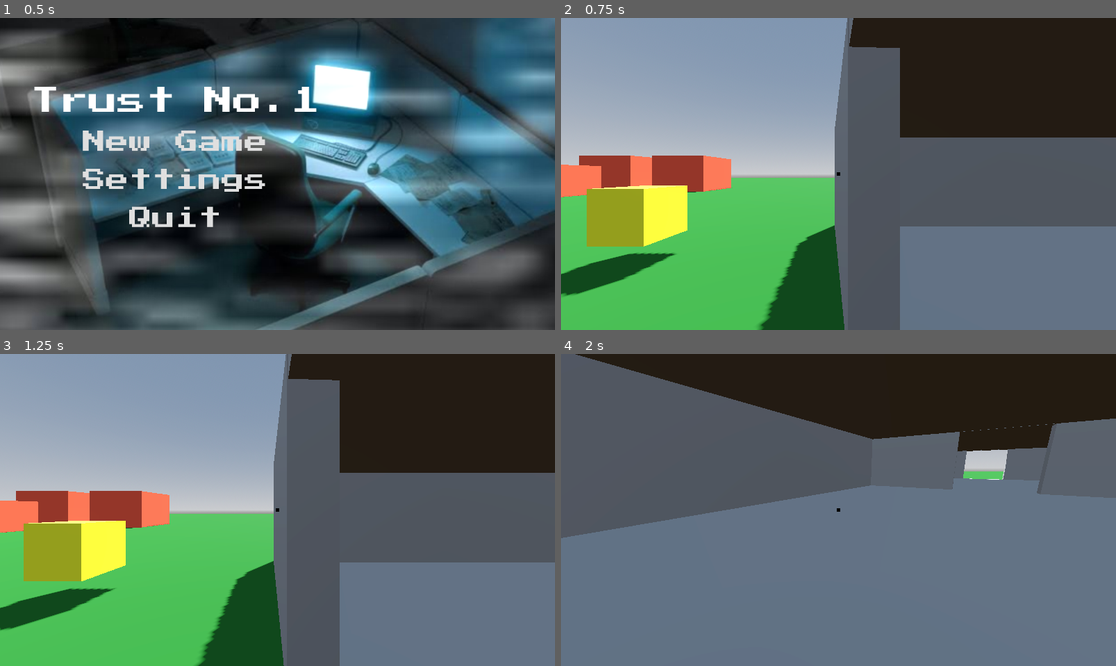
Above: before the commit, frames 1-4 (two rows, left to right).
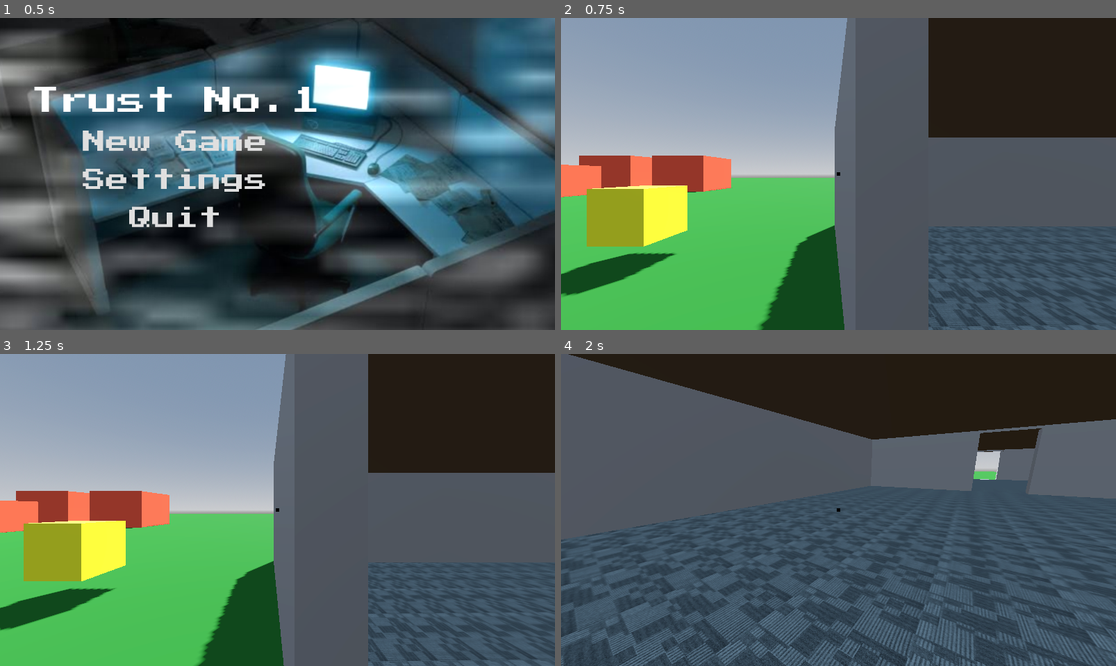
Above: after the commit, the same moments.

Repository: mitchglitchisdabestg/trust-no.-1game-jam
Game: Godot game, scene res://Scenes/main_menu/main_menu.tscn
Two runs of this game, one before a commit and one after it. Both use one fixed random seed, a clock stepped at 60 frames per second and the inputs below.
Inputs (mouse positions are in pixels of both pictures, inside the frame that each line leads up to):
- Up to frame 1 (0.5 s): no input
- Up to frame 2 (0.75 s): click "New Game" at 0.5 s
- Up to frame 3 (1.25 s): no input
- Up to frame 4 (2 s): move the mouse to (866, 510) at 1.27 s; hold W (Up) from 1.28 s (still down); hold C (Crouch) from 1.28 s (still down); tap Space (Jump) at 1.52 s

Frame 1 is identical in both runs. In frame 2, 16% of the frame differs, in the area x 51-100%, y 0-100%; in frame 3, 15%; in frame 4, 50%, in the area x 0-100%, y 0-100%.

Commit message:
added a texture to the prototyped map (W.I.P.

Diff:
--- a/Scenes/world/world.tscn
+++ b/Scenes/world/world.tscn
@@ -5,6 +5,7 @@
 [ext_resource type="PackedScene" uid="uid://c8yijckfutcyv" path="res://Scenes/world/box.tscn" id="2_6m72w"]
 [ext_resource type="Script" uid="uid://dcj47mwsibkwy" path="res://Scripts/basic_interact_script.gd" id="3_qgrml"]
 [ext_resource type="PackedScene" uid="uid://5tsawn866bsp" path="res://Scenes/pause_menu/pause_menu.tscn" id="4_fbtbp"]
+[ext_resource type="Texture2D" uid="uid://dniv0e0ahvls2" path="res://Assets/Textures/Screenshot 2026-08-27 175152.png" id="6_nhnx1"]
 
 [sub_resource type="ProceduralSkyMaterial" id="ProceduralSkyMaterial_sl2e5"]
 sky_horizon_color = Color(0.66224277, 0.6717428, 0.6867428, 1)
@@ -27,6 +28,12 @@
 
 [sub_resource type="ConcavePolygonShape3D" id="ConcavePolygonShape3D_nhnx1"]
 data = PackedVector3Array(-0.5, 0.5, 0.5, 0.5, 0.5, 0.5, -0.5, -0.5, 0.5, 0.5, 0.5, 0.5, 0.5, -0.5, 0.5, -0.5, -0.5, 0. …(500 unchanged characters)…
+
+[sub_resource type="StandardMaterial3D" id="StandardMaterial3D_x8qfb"]
+diffuse_mode = 3
+albedo_color = Color(0.8901961, 0.9764706, 0.98039216, 1)
+albedo_texture = ExtResource("6_nhnx1")
+uv1_triplanar = true
 
 [node name="World" type="Node3D" unique_id=1014660479]
 
@@ -93,27 +100,27 @@
 size = Vector3(6.715088, 5.5600586, 0.47729492)
 
 [node name="CSGBox3D3" type="CSGBox3D" parent="Prototyping" unique_id=1510328827]
-transform = Transform3D(-0.044386625, 0, 0.99901444, 0, 0.5586773, 0, -0.99901444, 0, -0.044386625, 12.0572605, 1.562398, -0.15688682)
-size = Vector3(4.610626, 5.7127686, 0.47729492)
+transform = Transform3D(-0.044386625, 0, 0.99901444, 0, 0.5586773, 0, -0.99901444, 0, -0.044386625, 12.06895, 1.562398, 0.106212705)
+size = Vector3(5.1373444, 5.7127686, 0.47729492)
 
 [node name="CSGBox3D5" type="CSGBox3D" parent="Prototyping" unique_id=2131238586]
-transform = Transform3D(-0.044386625, 0, 0.99901444, 0, 0.5586773, 0, -0.99901444, 0, -0.044386625, 12.41457, 1.562398, 7.7281084)
-size = Vector3(4.610626, 5.7127686, 0.47729492)
+transform = Transform3D(-0.044386625, 0, 0.99901444, 0, 0.5586773, 0, -0.99901444, 0, -0.044386625, 12.4037285, 1.562398, 7.484094)
+size = Vector3(5.0991364, 5.7127686, 0.47729492)
 
 [node name="CSGBox3D6" type="CSGBox3D" parent="Prototyping" unique_id=1944773569]
-transform = Transform3D(-0.044386625, 0, 0.99901444, 0, 0.5586773, 0, -0.99901444, 0, -0.044386625, 12.24522, 3.006779, 3.8371432)
+transform = Transform3D(-0.044386625, 0, 0.99901444, 0, 0.5586773, 0, -0.99901444, 0, -0.044386625, 12.2353525, 2.9459054, 3.8371432)
 size = Vector3(3.437107, 0.5420532, 0.47729492)
 
 [node name="CSGBox3D4" type="CSGBox3D" parent="Prototyping" unique_id=509907159]
-transform = Transform3D(-0.044386625, 0, 0.99901444, 0, 0.5586773, 0, -0.99901444, 0, -0.044386625, 24.780699, 1.562398, -0.15688682)
-size = Vector3(4.610626, 5.7127686, 0.47729492)
+transform = Transform3D(-0.044386625, 0, 0.99901444, 0, 0.5586773, 0, -0.99901444, 0, -0.044386625, 24.799204, 1.562398, 0.25963533)
+size = Vector3(5.4444923, 5.7127686, 0.47729492)
 
 [node name="CSGBox3D7" type="CSGBox3D" parent="Prototyping" unique_id=1560320695]
-transform = Transform3D(-0.044386625, 0, 0.99901444, 0, 0.5586773, 0, -0.99901444, 0, -0.044386625, 25.138008, 1.562398, 7.7281084)
-size = Vector3(4.610626, 5.7127686, 0.47729492)
+transform = Transform3D(-0.044386625, 0, 0.99901444, 0, 0.5586773, 0, -0.99901444, 0, -0.044386625, 25.129763, 1.6175022, 7.5425425)
+size = Vector3(4.9821243, 5.7127686, 0.47729492)
 
 [node name="CSGBox3D8" type="CSGBox3D" parent="Prototyping" unique_id=1967348245]
-transform = Transform3D(-0.044386625, 0, 0.99901444, 0, 0.5586773, 0, -0.99901444, 0, -0.044386625, 24.968658, 3.006779, 3.8371432)
+transform = Transform3D(-0.044386625, 0, 0.99901444, 0, 0.5586773, 0, -0.99901444, 0, -0.044386625, 24.968658, 2.9046724, 3.8371432)
 size = Vector3(3.437107, 0.5420532, 0.47729492)
 
 [node name="CSGBox3D9" type="CSGBox3D" parent="Prototyping" unique_id=1848127161]
@@ -130,7 +137,9 @@
 
 [node name="CSGBox3D12" type="CSGBox3D" parent="Prototyping" unique_id=1120740182]
 transform = Transform3D(-0.016562432, -0.5586005, 6.951722e-09, -4.3034003e-08, 4.282553e-09, 0.99999976, -0.99986285, 0.009253052, -4.3155048e-08, 18.58522, -0.111258864, 3.6724463)
+use_collision = true
 size = Vector3(12.527718, 22.804806, 0.27563477)
+material = SubResource("StandardMaterial3D_x8qfb")
 
 [node name="CSGBox3D11" type="CSGBox3D" parent="Prototyping" unique_id=584805782]
 transform = Transform3D(1, 0, 0, 0, 0.5586773, 0, 0, 0, 1, 27.905994, 1.5329016, -2.6272657)
@@ -149,19 +158,19 @@
 size = Vector3(4.610626, 5.7127686, 0.47729492)
 
 [node name="CSGBox3D16" type="CSGBox3D" parent="Prototyping" unique_id=456049528]
-transform = Transform3D(-0.044386625, 0, 0.99901444, 0, 0.5586773, 0, -0.99901444, 0, -0.044386625, 24.970234, 3.006779, 3.8371432)
+transform = Transform3D(-0.044386625, 0, 0.99901444, 0, 0.5586773, 0, -0.99901444, 0, -0.044386625, 24.98442, 2.9366906, 3.8371432)
 size = Vector3(3.437107, 0.5420532, 0.47729492)
 
 [node name="CSGBox3D17" type="CSGBox3D" parent="Prototyping" unique_id=2141667064]
-transform = Transform3D(-0.044386625, 0, 0.99901444, 0, 0.5586773, 0, -0.99901444, 0, -0.044386625, 37.50571, 1.562398, -0.15688682)
-size = Vector3(4.610626, 5.7127686, 0.47729492)
+transform = Transform3D(-0.044386625, 0, 0.99901444, 0, 0.5586773, 0, -0.99901444, 0, -0.044386625, 37.516003, 1.562398, 0.07474959)
+size = Vector3(5.074356, 5.7127686, 0.47729492)
 
 [node name="CSGBox3D18" type="CSGBox3D" parent="Prototyping" unique_id=2049292987]
-transform = Transform3D(-0.044386625, 0, 0.99901444, 0, 0.5586773, 0, -0.99901444, 0, -0.044386625, 37.86302, 1.562398, 7.7281084)
-size = Vector3(4.610626, 5.7127686, 0.47729492)
+transform = Transform3D(-0.044386625, 0, 0.99901444, 0, 0.5586773, 0, -0.99901444, 0, -0.044386625, 37.85127, 1.562398, 7.4636064)
+size = Vector3(5.140152, 5.7127686, 0.47729492)
 
 [node name="CSGBox3D19" type="CSGBox3D" parent="Prototyping" unique_id=803744156]
-transform = Transform3D(-0.044386625, 0, 0.99901444, 0, 0.5586773, 0, -0.99901444, 0, -0.044386625, 37.693672, 3.006779, 3.8371432)
+transform = Transform3D(-0.044386625, 0, 0.99901444, 0, 0.5586773, 0, -0.99901444, 0, -0.044386625, 37.67069, 2.8923287, 3.8371432)
 size = Vector3(3.437107, 0.5420532, 0.47729492)
 
 [node name="CSGBox3D20" type="CSGBox3D" parent="Prototyping" unique_id=1896148733]
@@ -178,4 +187,6 @@
 
 [node name="CSGBox3D22" type="CSGBox3D" parent="Prototyping" unique_id=1182301362]
 transform = Transform3D(-0.016562432, -0.5586005, 6.951722e-09, -4.3034003e-08, 4.282553e-09, 0.99999976, -0.99986285, 0.009253052, -4.3155048e-08, 31.310234, -0.111258864, 3.6724463)
+use_collision = true
 size = Vector3(12.527718, 22.804806, 0.27563477)
+material = SubResource("StandardMaterial3D_x8qfb")
Binary file added: Assets/Textures/Screenshot 2026-08-27 175152.png
Not shown, added: Assets/Textures/Screenshot 2026-08-27 175152.png.import
